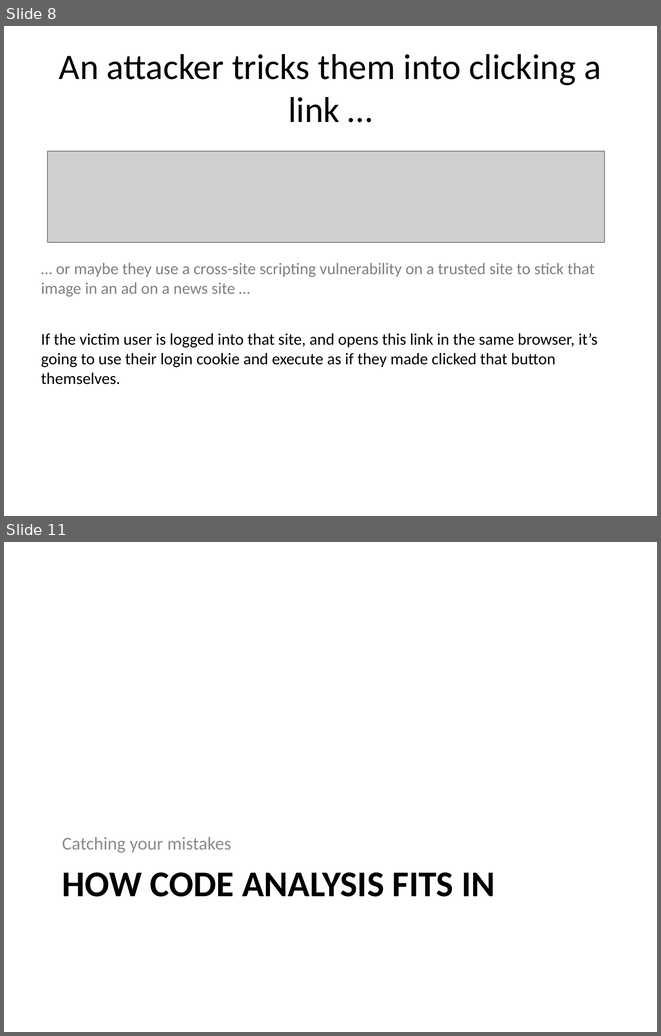
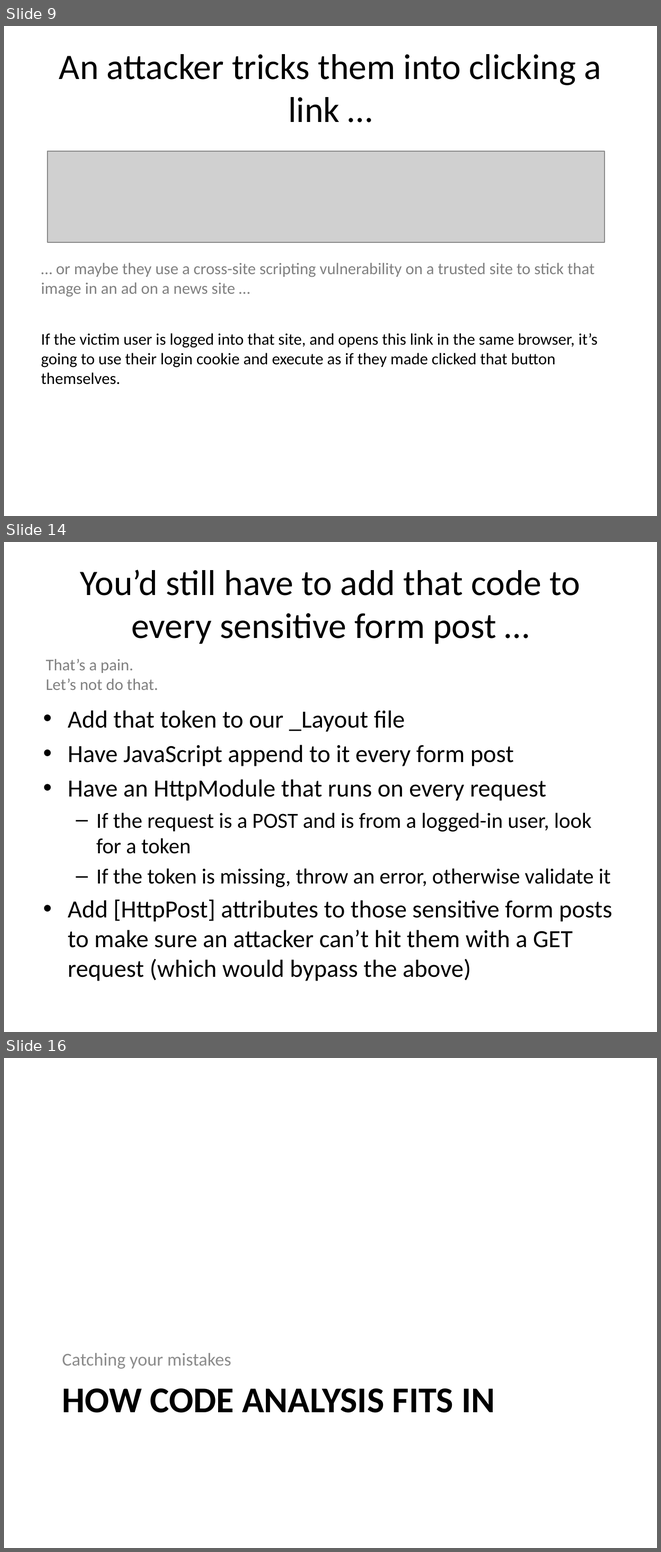
Before and after one commit to Chris-ScoutCorps/FxCop, a slide deck: FxCop.pptx. Shown one above the other, each under a label of ours: slides 8 and 11 before the commit, slides 9, 14 and 16 after it; the slides between them are not shown. The pictures are 661x1036 and 661x1552 pixels, drawn with LibreOffice and Linux fonts; fonts in the diff are those of the drawing; grey boxes stand for pictures. Boxes give left, top, right and bottom in pixels: in the first picture for what was removed or moved away, otherwise in the second. Text is boxed around its words. In the diff, an @@ line names an element or a change of style, - is before the commit and + after.

```diff
--- a/FxCop.pptx
+++ b/FxCop.pptx
@@ slide 14 added at (4, 542, 657, 1032), background #FFFFFF @@
@@ title added at (80, 570, 581, 644), 39.6 pt, text #000000 @@
+You’d still have to add that code to every sensitive form post …
@@ text added at (46, 659, 158, 690), 18 pt, text #808080 @@
+That’s a pain.
+Let’s not do that.
@@ text added at (68, 710, 612, 981), 27.2 pt, text #000000 @@
+• Add that token to our _Layout file
+• Have JavaScript append to it every form post
+• Have an HttpModule that runs on every request
+  – If the request is a POST and is from a logged-in user, look for a token
+  – If the token is missing, throw an error, otherwise validate it
+• Add [HttpPost] attributes to those sensitive form posts to make sure an attacker can’t hit them with a GET request (which would bypass the above)
@@ what was slide 8 is now slide 9 @@
@@ what was slide 11 is now slide 16 @@
```
Also in this commit, not shown: 4 slides changed, 21 other slides added.
